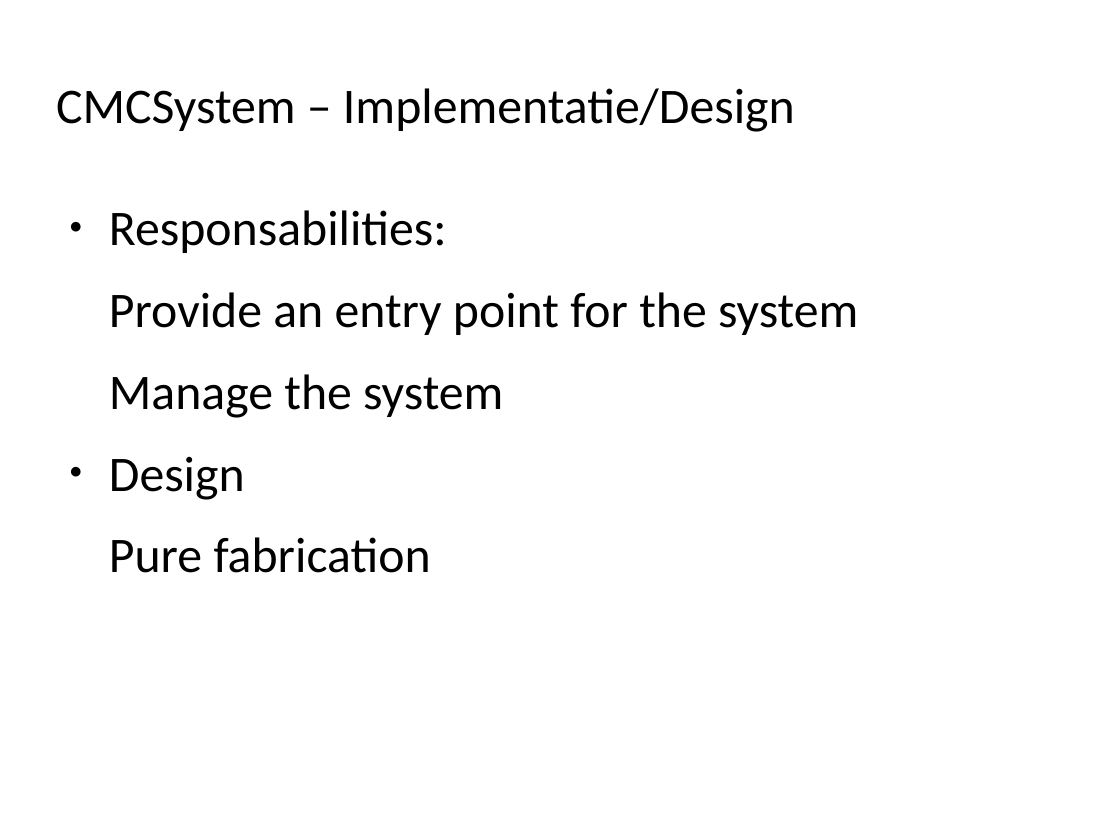
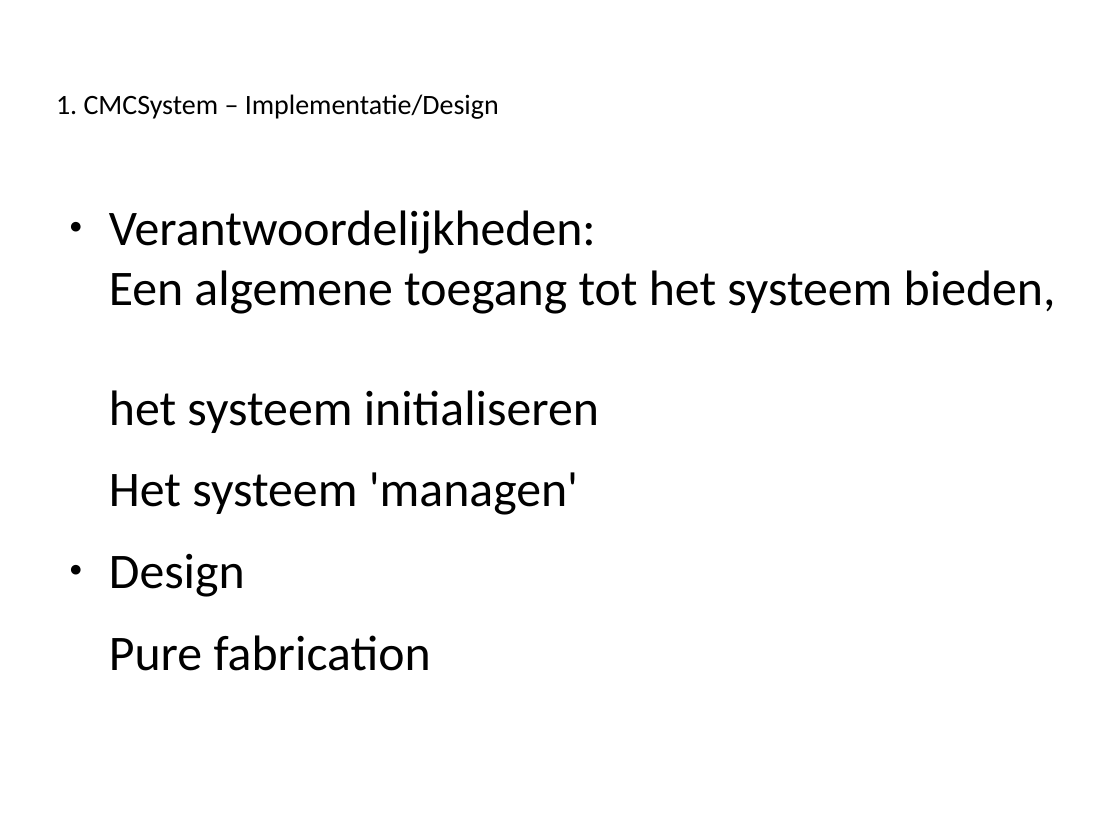
Before and after one commit to Novarg1/SWOP21, a slide deck: slide 5 of presentatie/Presentatie_Iteratie3.odp. Drawn at 1120x840 pixels with LibreOffice and Linux fonts; fonts in the diff are those of the drawing. Boxes give left, top, right and bottom in pixels: in the first picture for what was removed or moved away, otherwise in the second. Text is boxed around its words. In the diff, an @@ line names an element or a change of style, - is before the commit and + after.

```diff
--- a/presentatie/Presentatie_Iteratie3.odp
+++ b/presentatie/Presentatie_Iteratie3.odp
@@ title at <box>56,94,499,119</box>: text changed; size 32 to 18 pt @@
-CMCSystem – Implementatie/Design
+1. CMCSystem – Implementatie/Design
@@ text at <box>109,210,1056,515</box>: text changed @@
-● Responsabilities:
-Provide an entry point for the system
-Manage the system
+● Verantwoordelijkheden:
+  Een algemene toegang tot het systeem bieden,
+  het systeem initialiseren
+Het systeem 'managen'
```
Also in this commit, not shown: 1 other slide changed, 23 slides added.
